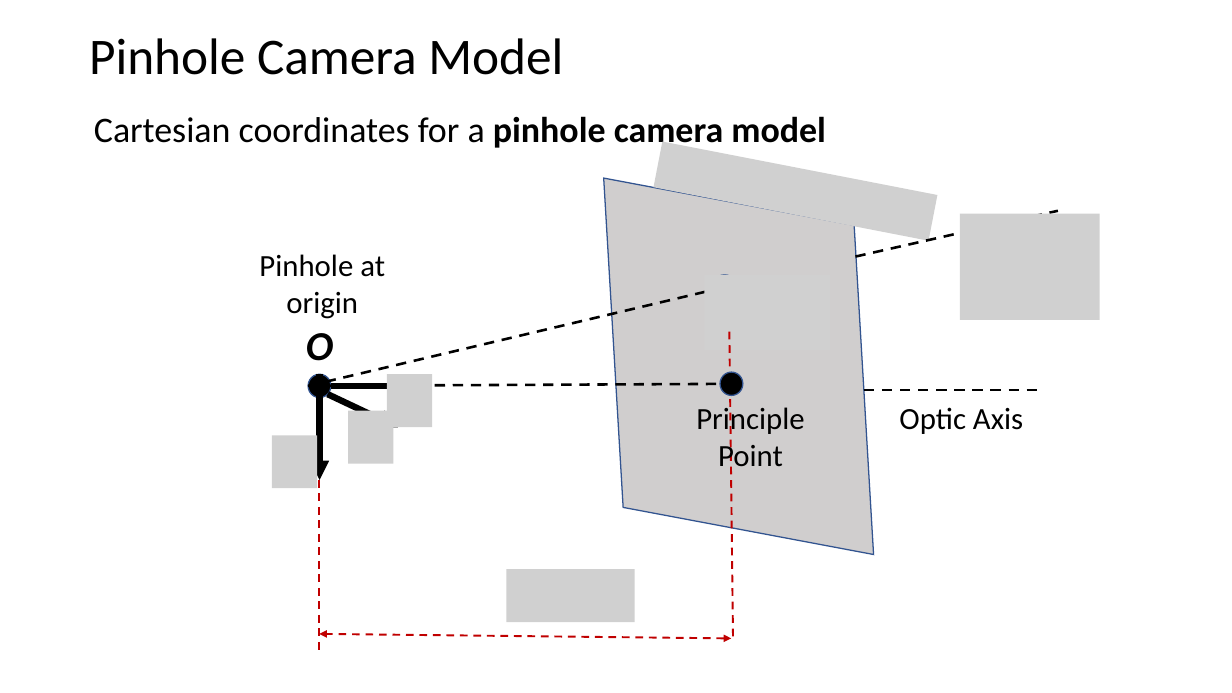
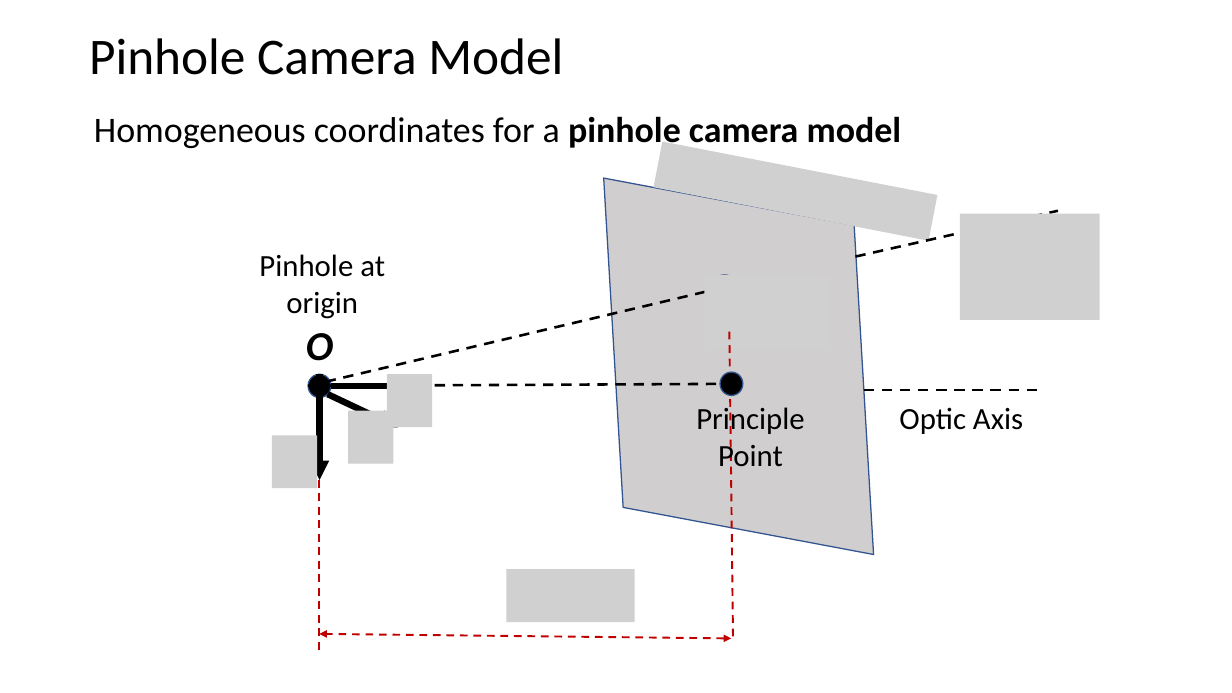
Before and after one commit to StephenElston/CSCI-E25, a slide deck: slide 10 of Slides/8_HomographyProjection.pptx. Drawn at 1232x693 pixels with LibreOffice and Linux fonts; fonts in the diff are those of the drawing; grey boxes stand for pictures. Boxes give left, top, right and bottom in pixels: in the first picture for what was removed or moved away, otherwise in the second. Text is boxed around its words. In the diff, an @@ line names an element or a change of style, - is before the commit and + after.

```diff
--- a/Slides/8_HomographyProjection.pptx
+++ b/Slides/8_HomographyProjection.pptx
@@ text at bbox=[94, 116, 902, 151]: text changed @@
-Cartesian coordinates for a pinhole camera model
+Homogeneous coordinates for a pinhole camera model
```
Also in this commit, not shown: 3 other slides changed.
